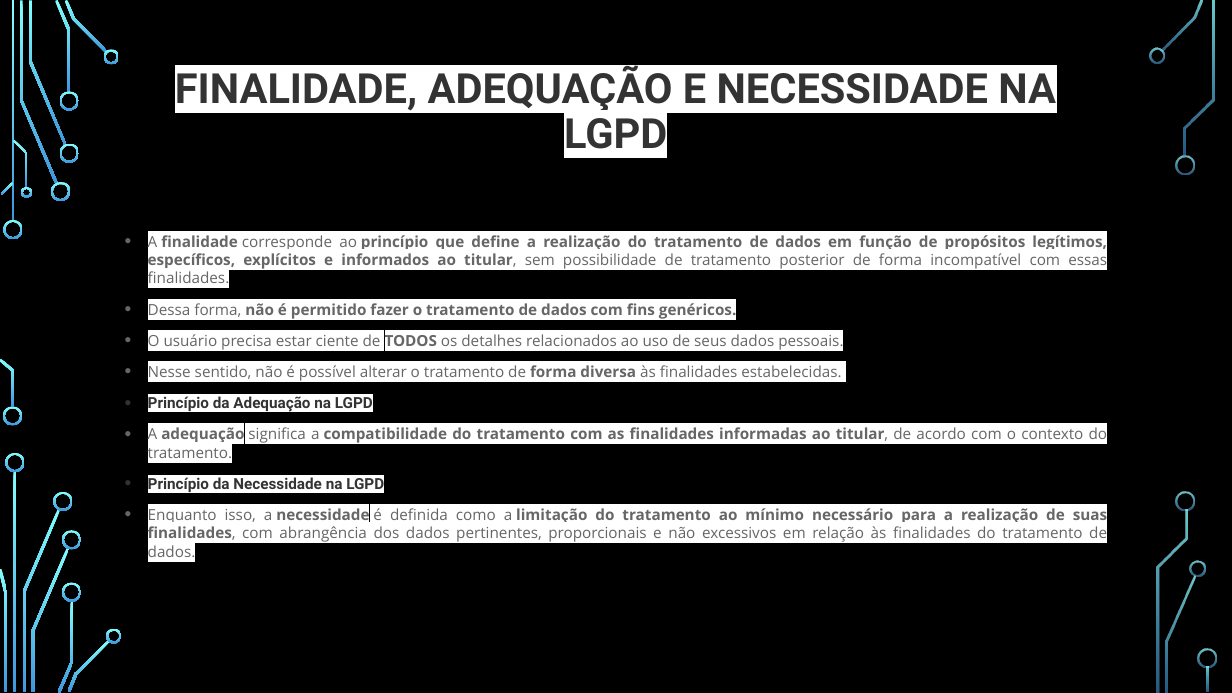
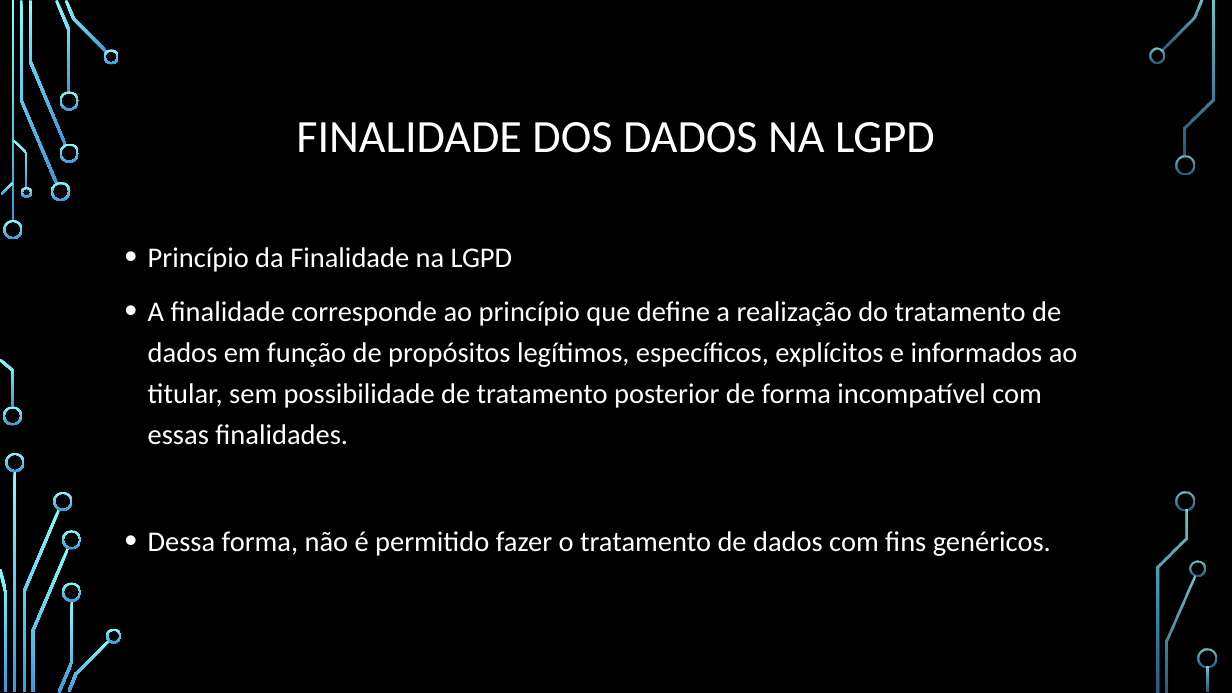
Before and after one commit to MauricioSanto/Meu-Curso-fullstack, a slide deck: slide 7 of Módulo 03/Back-End/aula01/apresentaçao power point LGPD/lgpd.pptx (slide 6 before the commit). Drawn at 1232x693 pixels with LibreOffice and Linux fonts; fonts in the diff are those of the drawing; background and template pictures are left out. Boxes give left, top, right and bottom in pixels: in the first picture for what was removed or moved away, otherwise in the second. Text is boxed around its words. In the diff, an @@ line names an element or a change of style, - is before the commit and + after.

```diff
--- a/Módulo 03/Back-End/aula01/apresentaçao power point LGPD/lgpd.pptx
+++ b/Módulo 03/Back-End/aula01/apresentaçao power point LGPD/lgpd.pptx
@@ title at <box>296,122,935,153</box>: text changed; size 32.4 to 36 pt; font Roboto to Calibri; text colour #333333 to #FFFFFF; bold off @@
-FINALIDADE, ADEQUAÇÃO E NECESSIDADE NA LGPD
+FINALIDADE DOS DADOS NA LGPD
@@ text at <box>148,247,512,272</box>: paragraph added @@
+• Princípio da Finalidade na LGPD
@@ text at <box>148,301,1078,556</box>: size 11.9 to 22.2 pt, font Open Sans to Calibri, text colour #666666 to #FFFFFF, highlight #FFFFFF to none; bold off in "finalidade princípio que define a realização do ...", "não é permitido fazer o tratamento de ..."; alignment justified to left; line spacing 1 to 1.2 @@
@@ text at <box>148,334,1108,562</box>: paragraphs removed @@
-• O usuário precisa estar ciente de TODOS os detalhes relacionados ao uso de seus dados pessoais.
-• Nesse sentido, não é possível alterar o tratamento de forma diversa às finalidades estabelecidas.
-• Princípio da Adequação na LGPD
-• A adequação significa a compatibilidade do tratamento com as finalidades informadas ao titular, de acordo com o contexto do tratamento.
-• Princípio da Necessidade na LGPD
-• Enquanto isso, a necessidade é definida como a limitação do tratamento ao mínimo necessário para a realização de suas finalidades, com abrangência dos dados pertinentes, proporcionais e não excessivos em relação às finalidades do tratamento de dados.
```
Also in this commit, not shown: 6 other slides changed, 5 slides added.
